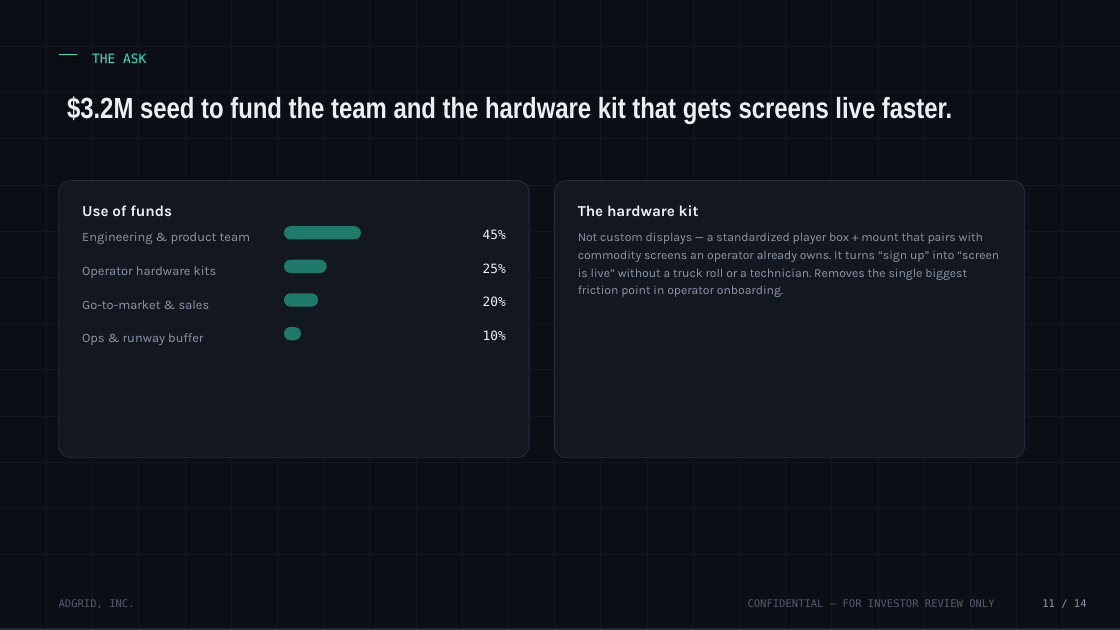
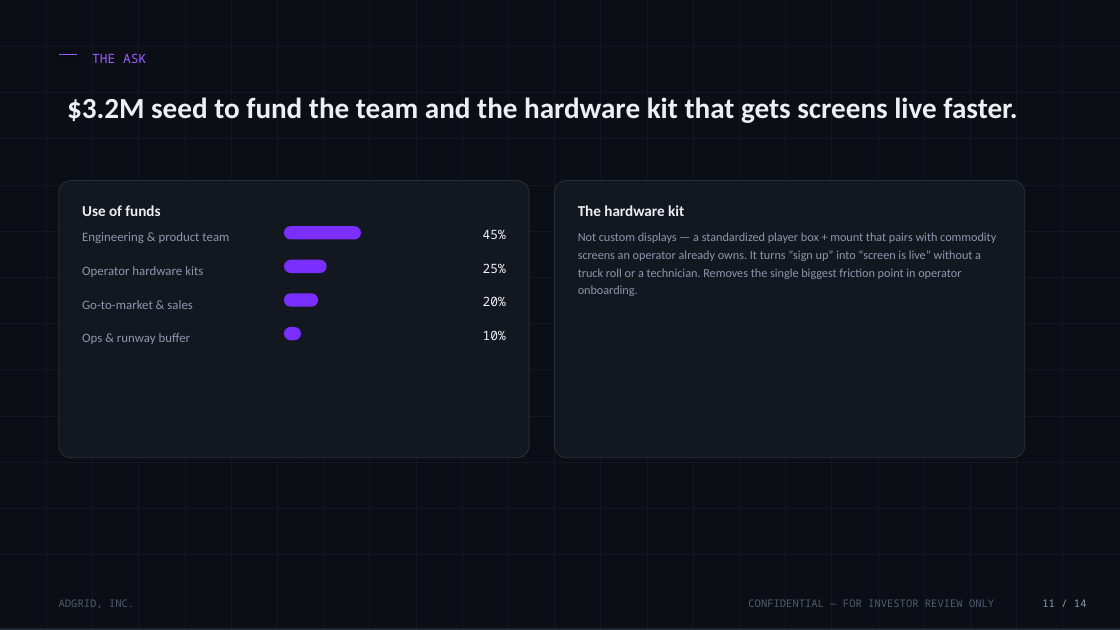
Before and after one commit to sukhwindergill/adgrid, a slide deck: slide 11 of docs/investor/AdGrid-Seed-Deck.pptx. Drawn at 1120x630 pixels with LibreOffice and Linux fonts; fonts in the diff are those of the drawing. Boxes give left, top, right and bottom in pixels: in the first picture for what was removed or moved away, otherwise in the second. Text is boxed around its words. In the diff, an @@ line names an element or a change of style, - is before the commit and + after.

Commit message:
fix: apply real brand colors (purple/cyan) to investor deck
Deck used an arbitrary teal accent instead of AdGrid's actual brand
tokens (purple #7B2FFF / cyan #00C2FF, unified with marketing site
per src/design/tokens.js). Swaps accent throughout both PPTX and the
HTML deck, adds brand gradient to hero pull-quotes, and switches font
references to Space Grotesk / JetBrains Mono to match the product.

```diff
--- a/docs/investor/AdGrid-Seed-Deck.pptx
+++ b/docs/investor/AdGrid-Seed-Deck.pptx
@@ line (59, 55) - (77, 55): stroke #38E1C6 1.2 pt to #9C5CFF 1.2 pt @@
@@ text "THE ASK" at [92, 53, 146, 63]: font DejaVu Sans Mono to Noto Sans Mono, text colour #38E1C6 to #9C5CFF @@
@@ text "$3.2M seed to fund the ..." at [67, 97, 1017, 123]: font Arial Narrow to Calibri @@
@@ font Karla to Calibri in 7 elements at [82, 205, 160, 216], [82, 232, 229, 243], [82, 266, 203, 277], [82, 300, 193, 309], [82, 333, 191, 344], [578, 205, 684, 216], [578, 232, 996, 296] @@
@@ fill #1F7A6B to #7B2FFF in 4 elements at [284, 226, 361, 239], [284, 260, 327, 273], [284, 293, 318, 307], [284, 327, 301, 340] @@
@@ font DejaVu Sans Mono to Noto Sans Mono in 7 elements at [483, 229, 506, 239], [483, 263, 506, 273], [483, 296, 506, 306], [483, 330, 506, 340], [59, 599, 134, 608], [748, 599, 994, 607], [1042, 599, 1087, 607] @@
```
Also in this commit, not shown: 13 other slides changed, 1 other file.
